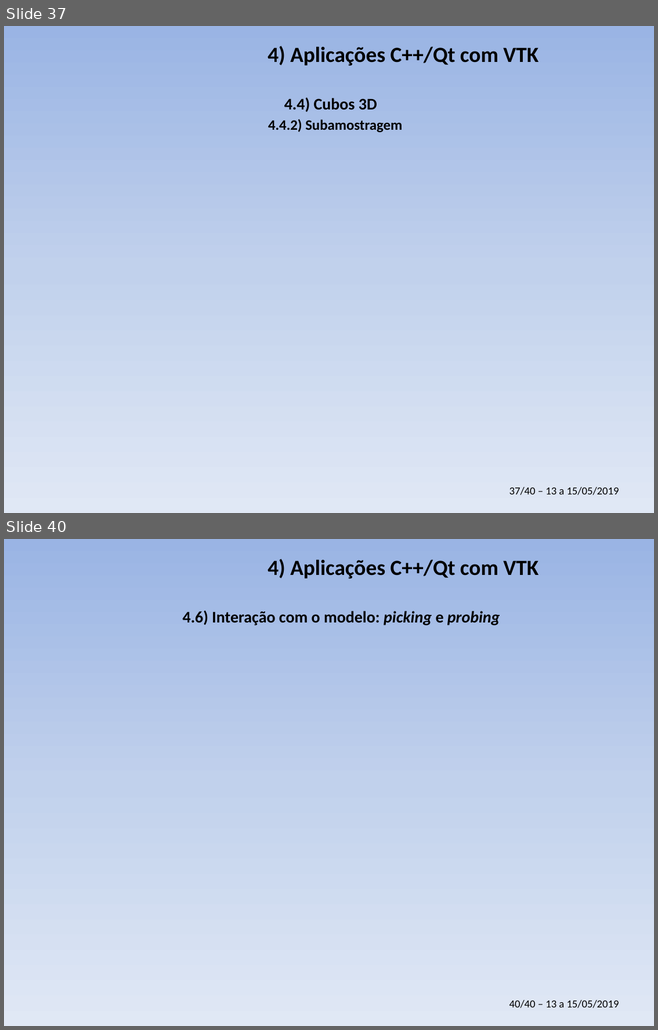
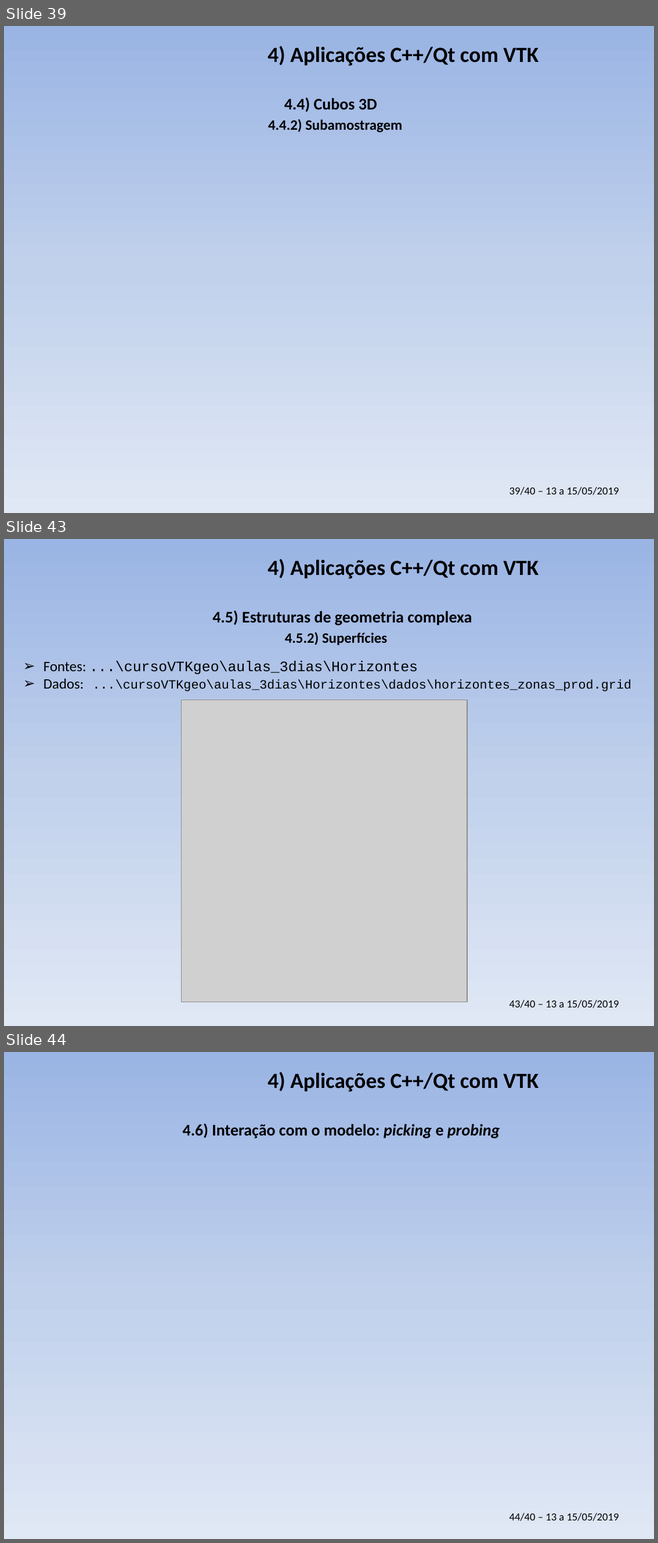
Before and after one commit to PauloCarvalhoRJ/cursoVTKgeo, a slide deck: aulas_3dias/slides_3dias.pptx. Shown one above the other, each under a label of ours: slides 37 and 40 before the commit, slides 39, 43 and 44 after it; the slides between them are not shown. The pictures are 658x1030 and 658x1543 pixels, drawn with LibreOffice and Linux fonts; fonts in the diff are those of the drawing; grey boxes stand for pictures; background and template pictures are left out. Boxes give left, top, right and bottom in pixels: in the first picture for what was removed or moved away, otherwise in the second. Text is boxed around its words. In the diff, an @@ line names an element or a change of style, - is before the commit and + after.

```diff
--- a/aulas_3dias/slides_3dias.pptx
+++ b/aulas_3dias/slides_3dias.pptx
@@ slide 43 added at box(4, 539, 654, 1026), background gradient #9AB5E4 to #C2D1ED to #E1E8F5; not listed: 1 template element that a slide beside it also shows @@
@@ title added at box(267, 559, 538, 579), 24 pt, text #000000, bold @@
+4) Aplicações C++/Qt com VTK
@@ text added at box(212, 610, 471, 625), 18 pt, text #000000, bold @@
+4.5) Estruturas de geometria complexa
@@ text added at box(285, 632, 387, 645), 16 pt, text #000000, bold @@
+4.5.2) Superfícies
@@ text added at box(43, 661, 632, 692), 14 pt, text #000000 @@
+➢ Fontes: ...\cursoVTKgeo\aulas_3dias\Horizontes
+➢ Dados: ...\cursoVTKgeo\aulas_3dias\Horizontes\dados\horizontes_zonas_prod.grid
@@ picture added at box(181, 700, 466, 1002) @@
@@ what was slide 37 is now slide 39 @@
@@ text at box(509, 487, 619, 495): text changed @@
-37/40 – 13 a 15/05/2019
+39/40 – 13 a 15/05/2019
@@ what was slide 40 is now slide 44 @@
@@ text at box(509, 1513, 619, 1521): text changed @@
-40/40 – 13 a 15/05/2019
+44/40 – 13 a 15/05/2019
```
Also in this commit, not shown: 6 slides changed, 3 other slides added.
